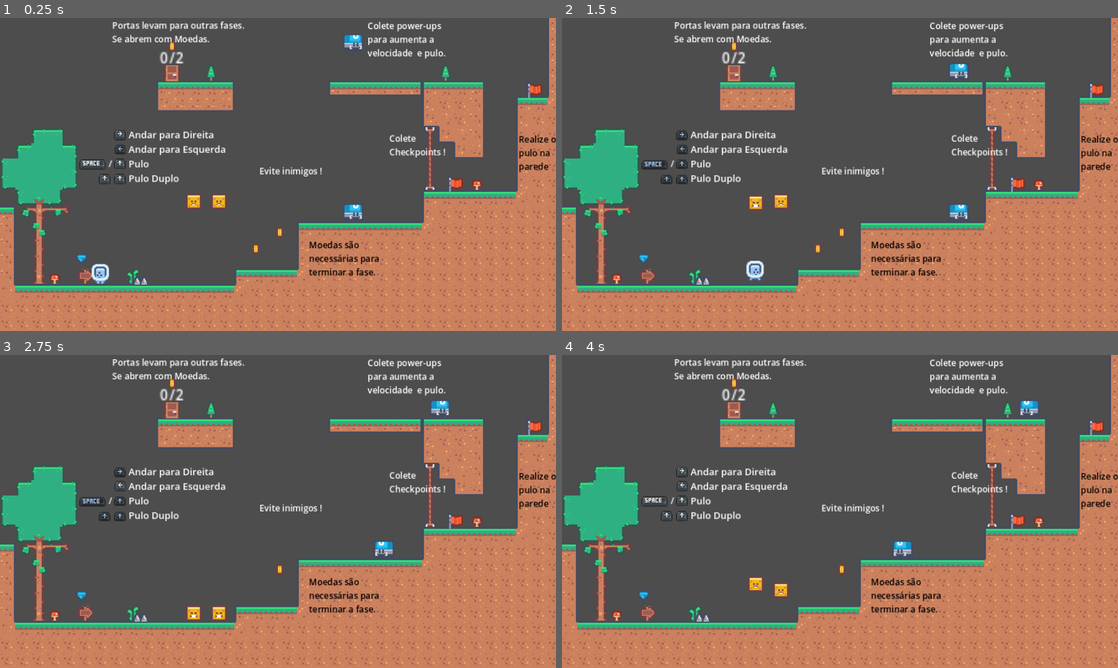
Above: before the commit, frames 1-4 (two rows, left to right).
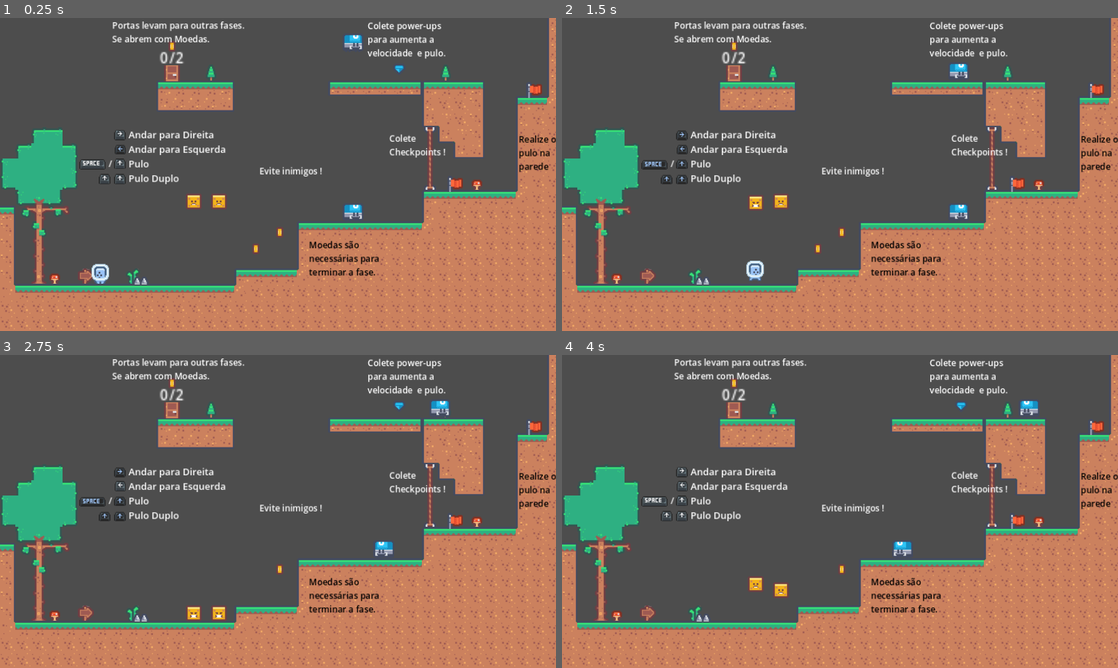
Above: after the commit, the same moments.

Repository: Ranpu123/JumpQuest
Game: Godot game, scene res://Wold0.tscn
The game is run twice, just before and just after one commit, with the same random seed, the same clock (stepped at 60 frames per second) and the same inputs.
Inputs:
- Up to frame 1 (0.25 s): no input
- Up to frame 2 (1.5 s): hold Right (move_right) from 0.53 s (still down); tap Up (move_jump) at 0.77 s
- Up to frame 3 (2.75 s): tap Up (move_jump) at 1.52 s; release Right (move_right) at 2.03 s; hold Left (move_left) from 2.03 s (still down)
- Up to frame 4 (4 s): release Left (move_left) at 2.78 s; hold Right (move_right) from 2.78 s (still down); tap Up (move_jump) at 3.02, 3.77 s

The runs differ from the first frame. In frame 1, less than 0.1% of the frame differs, in the area x 13-73%, y 15-78%; in frame 2, less than 0.1%; in frame 3, less than 0.1%; in frame 4, less than 0.1%.

Commit message:
power up
power up add, diamond

Diff:
--- a/Player.gd
+++ b/Player.gd
@@ -88,12 +88,7 @@
 
 func _on_player_detector_body_entered(body):
 	player_die(body)
-	if body.is_in_group("power_up"):
-		MAX_SPEED = MAX_SPEED * 1.15
-		JUMP_VELOCITY = JUMP_VELOCITY * 1.15
-		body.queue_free()
-		$PowerUpTimer.start()
-		print("Caralha")
+
 
 #Ready to Respawn GAMER
 func _on_respawn_timer_timeout():
@@ -128,3 +123,11 @@
 func _on_power_up_timer_timeout():
 	MAX_SPEED = MAX_SPEED / 1.15
 	JUMP_VELOCITY = JUMP_VELOCITY / 1.15 # Replace with function body.
+	print("power up end")
+
+func _on_power_up_activate():
+	MAX_SPEED = MAX_SPEED * 1.15
+	JUMP_VELOCITY = JUMP_VELOCITY * 1.15
+	$PowerUpTimer.start()
+	print("power up activated")
+	$PowerUpSound.play()
--- a/Player.tscn
+++ b/Player.tscn
@@ -1,10 +1,11 @@
-[gd_scene load_steps=9 format=3 uid="uid://dmg2r7xxap0fw"]
+[gd_scene load_steps=10 format=3 uid="uid://dmg2r7xxap0fw"]
 
 [ext_resource type="Script" path="res://Player.gd" id="1_20qo5"]
 [ext_resource type="Texture2D" uid="uid://di018nrdokgbo" path="res://Assets/Character/Grey (0).png" id="2_6i1k8"]
 [ext_resource type="Texture2D" uid="uid://c112d1xxhq113" path="res://Assets/Character/Grey (1).png" id="3_jm54t"]
 [ext_resource type="AudioStream" uid="uid://b0c4ll3f1eoq4" path="res://Assets/Sounds/Death.wav" id="4_xam1r"]
 [ext_resource type="AudioStream" uid="uid://d0ckm6k0g50wf" path="res://Assets/Sounds/Jump.mp3" id="5_pyd2t"]
+[ext_resource type="AudioStream" uid="uid://bshyfm3bpomfp" path="res://Assets/Sounds/power_up sound.mp3" id="6_7d6fo"]
 
 [sub_resource type="CapsuleShape2D" id="CapsuleShape2D_o30vs"]
 height = 23.0
@@ -43,7 +44,7 @@
 radius = 12.0
 height = 25.0
 
-[node name="CharacterBody2D" type="CharacterBody2D" groups=["player"]]
+[node name="CharacterBody2D" type="CharacterBody2D" groups=["player", "power_upListener"]]
 script = ExtResource("1_20qo5")
 
 [node name="CollisionShape2D" type="CollisionShape2D" parent="."]
@@ -74,7 +75,11 @@
 stream = ExtResource("5_pyd2t")
 
 [node name="PowerUpTimer" type="Timer" parent="."]
-wait_time = 5.0
+wait_time = 3.0
+one_shot = true
+
+[node name="PowerUpSound" type="AudioStreamPlayer" parent="."]
+stream = ExtResource("6_7d6fo")
 
 [connection signal="input_event" from="." to="." method="_on_input_event"]
 [connection signal="body_entered" from="PlayerDetector" to="." method="_on_player_detector_body_entered"]
--- a/Wold0.tscn
+++ b/Wold0.tscn
@@ -673,53 +673,53 @@
 anchor_mode = 0
 script = ExtResource("7_4h55h")
 
+[node name="Coin" parent="." instance=ExtResource("9_m7vcc")]
+position = Vector2(589, 531)
+scale = Vector2(2, 2)
+
+[node name="Coin2" parent="." instance=ExtResource("9_m7vcc")]
+position = Vector2(644, 493)
+scale = Vector2(2, 2)
+
+[node name="Porta" parent="." instance=ExtResource("12_en4uj")]
+position = Vector2(396, 127)
+scale = Vector2(2, 2)
+max_coin = 2
+
+[node name="PowerUp" parent="." instance=ExtResource("8_8ccvo")]
+position = Vector2(919, 117)
+
+[node name="Checkpoint" parent="." instance=ExtResource("4_fujl3")]
+position = Vector2(1048, 382)
+scale = Vector2(2, 2)
+priority = -1
+prioridade = 1
+
+[node name="Checkpoint2" parent="." instance=ExtResource("4_fujl3")]
+position = Vector2(1230, 166)
+scale = Vector2(2, 2)
+prioridade = 2
+
+[node name="Spike" parent="." instance=ExtResource("8_oyfls")]
+position = Vector2(324, 595)
+scale = Vector2(2, 2)
+
+[node name="Mob" parent="." instance=ExtResource("3_hco1d")]
+position = Vector2(793, 446)
+
+[node name="Mob2" parent="." instance=ExtResource("3_hco1d")]
+position = Vector2(793, 21)
+
+[node name="Enemy2" parent="." instance=ExtResource("5_17fy7")]
+position = Vector2(504, 422)
+scale = Vector2(2, 2)
+
+[node name="Enemy3" parent="." instance=ExtResource("5_17fy7")]
+position = Vector2(446, 422)
+scale = Vector2(2, 2)
+
 [node name="Player" parent="." instance=ExtResource("2_k6ll2")]
 position = Vector2(231, 589)
-
-[node name="Coin" parent="." instance=ExtResource("9_m7vcc")]
-position = Vector2(589, 531)
-scale = Vector2(2, 2)
-
-[node name="Coin2" parent="." instance=ExtResource("9_m7vcc")]
-position = Vector2(644, 493)
-scale = Vector2(2, 2)
-
-[node name="Porta" parent="." instance=ExtResource("12_en4uj")]
-position = Vector2(396, 127)
-scale = Vector2(2, 2)
-max_coin = 2
-
-[node name="PowerUp" parent="." instance=ExtResource("8_8ccvo")]
-position = Vector2(188, 553)
-
-[node name="Checkpoint" parent="." instance=ExtResource("4_fujl3")]
-position = Vector2(1048, 382)
-scale = Vector2(2, 2)
-priority = -1
-prioridade = 1
-
-[node name="Checkpoint2" parent="." instance=ExtResource("4_fujl3")]
-position = Vector2(1230, 166)
-scale = Vector2(2, 2)
-prioridade = 2
-
-[node name="Spike" parent="." instance=ExtResource("8_oyfls")]
-position = Vector2(324, 595)
-scale = Vector2(2, 2)
-
-[node name="Mob" parent="." instance=ExtResource("3_hco1d")]
-position = Vector2(793, 446)
-
-[node name="Mob2" parent="." instance=ExtResource("3_hco1d")]
-position = Vector2(793, 21)
-
-[node name="Enemy2" parent="." instance=ExtResource("5_17fy7")]
-position = Vector2(504, 422)
-scale = Vector2(2, 2)
-
-[node name="Enemy3" parent="." instance=ExtResource("5_17fy7")]
-position = Vector2(446, 422)
-scale = Vector2(2, 2)
 
 [node name="Debug Platform" parent="." groups=["spikes"] instance=ExtResource("6_o4xo5")]
 position = Vector2(-713, 446)
--- a/power_up.gd
+++ b/power_up.gd
@@ -4,3 +4,8 @@
 # Called when the node enters the scene tree for the first time.
 func _ready():
 	pass # Replace with function body.
+
+func _on_body_entered(body):
+	if body.has_method("_on_power_up_activate"):
+		body._on_power_up_activate()
+		self.queue_free()
--- a/power_up.tscn
+++ b/power_up.tscn
@@ -16,3 +16,5 @@
 [node name="CollisionShape2D" type="CollisionShape2D" parent="." groups=["power_up"]]
 position = Vector2(0, 0.5)
 shape = SubResource("RectangleShape2D_mhur0")
+
+[connection signal="body_entered" from="." to="." method="_on_body_entered"]
Not shown, added: Assets/Sounds/power_up sound.mp3.import
Not shown, added: Assets/Sounds/power_up sound.mp3
